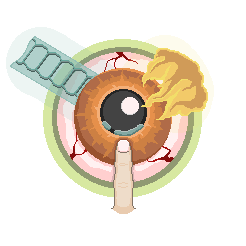
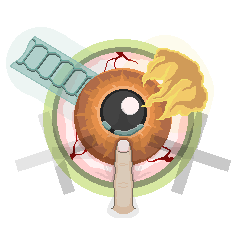
Before/after of a 246 x 246 layered artwork. What changed in the layer stack:
added layer "Layer 18" above "Layer 17" over 52, 108, 194, 218
added layer "Layer 17" above "Layer 12" over 15, 111, 231, 195
